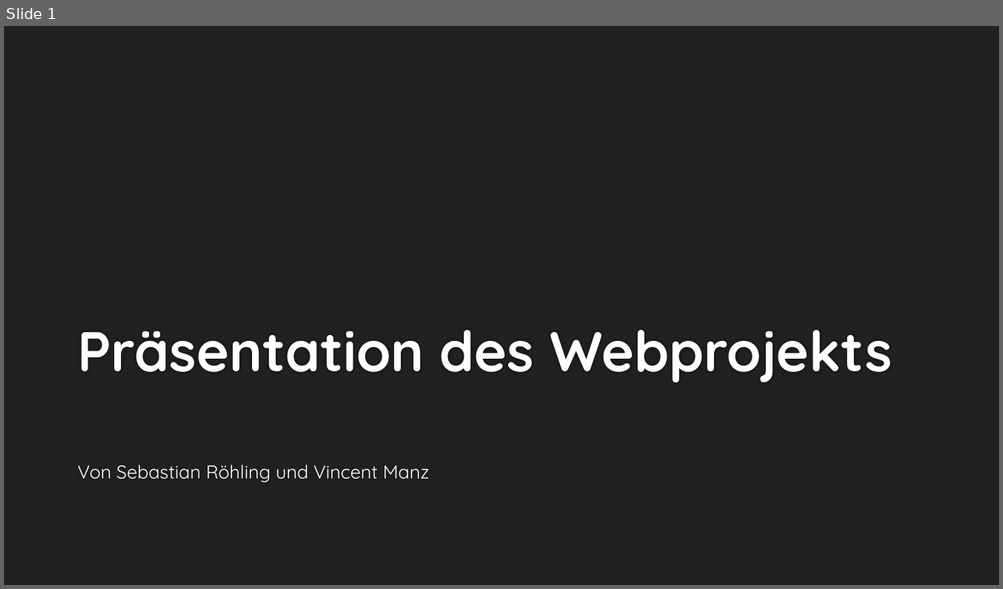
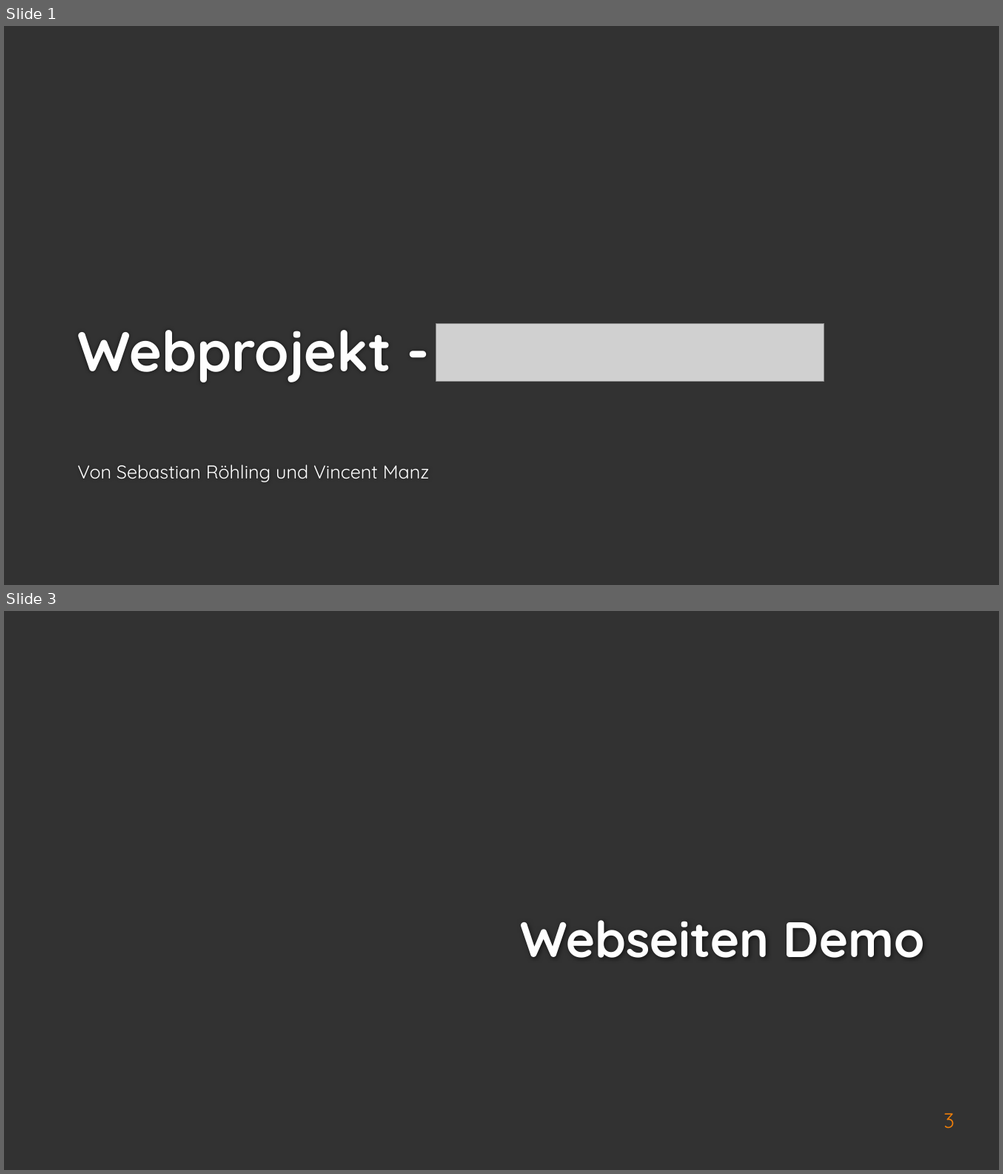
Before and after one commit to Jerobeam/OperationSteinkopfadler, a slide deck: WebProjekt.pptx. Shown one above the other, each under a label of ours: slide 1 before the commit, slides 1 and 3 after it; the slides between them are not shown. The pictures are 1003x589 and 1003x1174 pixels, drawn with LibreOffice and Linux fonts; fonts in the diff are those of the drawing; grey boxes stand for pictures; background and template pictures are left out. Boxes give left, top, right and bottom in pixels: in the first picture for what was removed or moved away, otherwise in the second. Text is boxed around its words. In the diff, an @@ line names an element or a change of style, - is before the commit and + after.

```diff
--- a/WebProjekt.pptx
+++ b/WebProjekt.pptx
@@ slide 3 added at (4, 611, 999, 1170), background #323232 @@
@@ title added at (520, 920, 925, 958), 48 pt, text #FEFEFE, bold @@
+Webseiten Demo
@@ page number added at (943, 1113, 954, 1129), 20 pt, text #F07F09 @@
+3
@@ slide 1 changed as well @@
@@ background #212121 to #323232 @@
@@ title at (77, 330, 391, 383): text changed @@
-Präsentation des Webprojekts
+Webprojekt -
@@ picture added at (436, 323, 824, 382) @@
```
Also in this commit, not shown: 15 other slides added, 5 slides removed.
